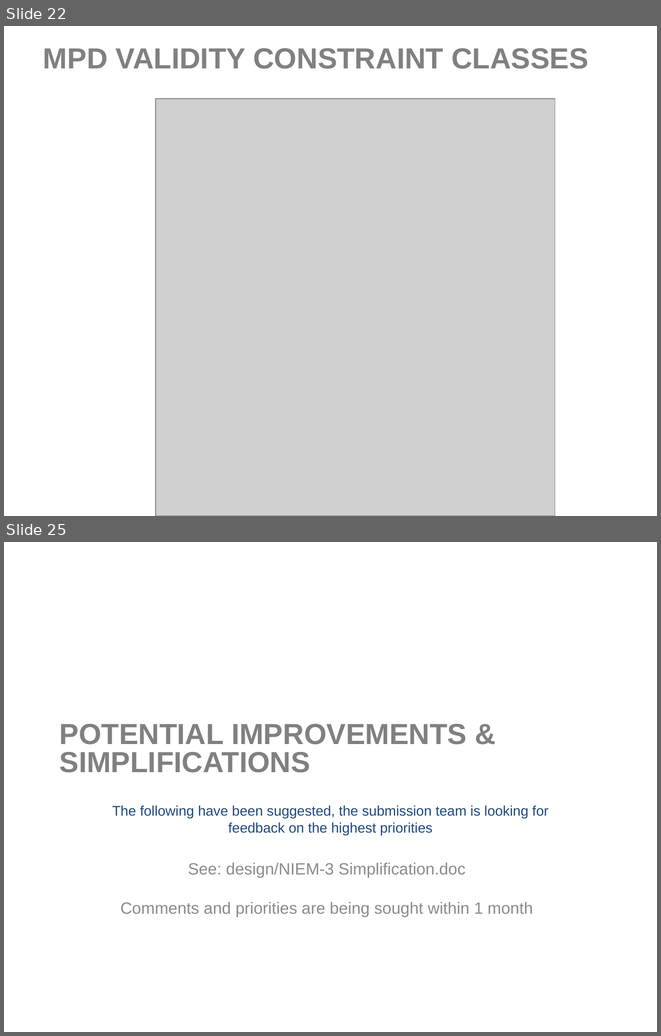
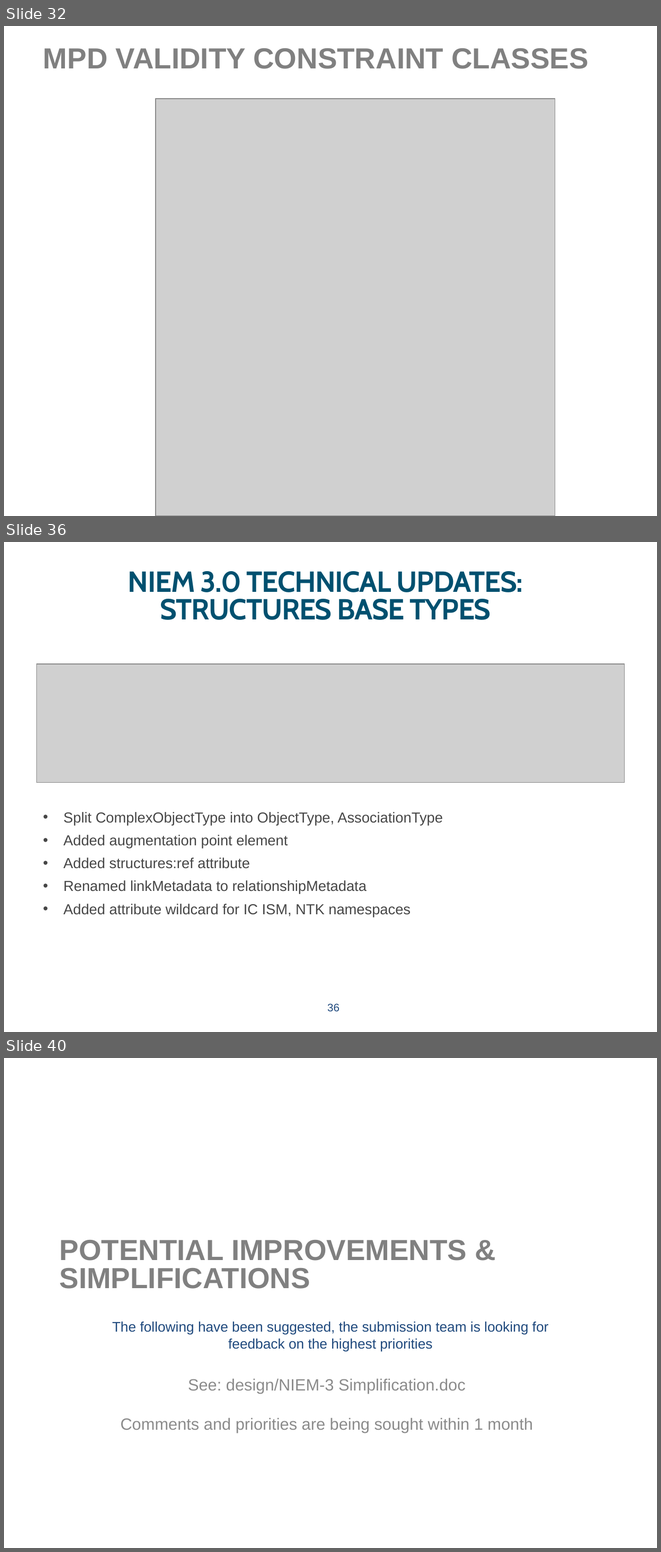
Before and after one commit to NIEM/NIEM-UML, a slide deck: Presentations/NIEM-UML-3-InitialSubmission.pptx. Shown one above the other, each under a label of ours: slides 22 and 25 before the commit, slides 32, 36 and 40 after it; the slides between them are not shown. The pictures are 661x1036 and 661x1552 pixels, drawn with LibreOffice and Linux fonts; fonts in the diff are those of the drawing; grey boxes stand for pictures; background and template pictures are left out. Boxes give left, top, right and bottom in pixels: in the first picture for what was removed or moved away, otherwise in the second. Text is boxed around its words. In the diff, an @@ line names an element or a change of style, - is before the commit and + after.

Commit message:
Presentation updated with NIEM-XML changes

```diff
--- a/Presentations/NIEM-UML-3-InitialSubmission.pptx
+++ b/Presentations/NIEM-UML-3-InitialSubmission.pptx
@@ slide 36 added at bbox=[4, 542, 657, 1032], background picture (left out) @@
@@ title added at bbox=[128, 571, 523, 620], 32 pt, text #00506F, bold @@
+NIEM 3.0 TECHNICAL UPDATES:
+STRUCTURES BASE TYPES
@@ picture added at bbox=[37, 664, 624, 782] @@
@@ text added at bbox=[63, 812, 443, 917], 16 pt, text #464646 @@
+• Split ComplexObjectType into ObjectType, AssociationType
+• Added augmentation point element
+• Added structures:ref attribute
+• Renamed linkMetadata to relationshipMetadata
+• Added attribute wildcard for IC ISM, NTK namespaces
@@ page number added at bbox=[327, 1003, 339, 1012], 12 pt, text #1F497D @@
+36
@@ what was slide 22 is now slide 32 @@
@@ what was slide 25 is now slide 40 @@
```
Also in this commit, not shown: 9 slides changed, 15 other slides added, 1 slide removed, 2 other files.
